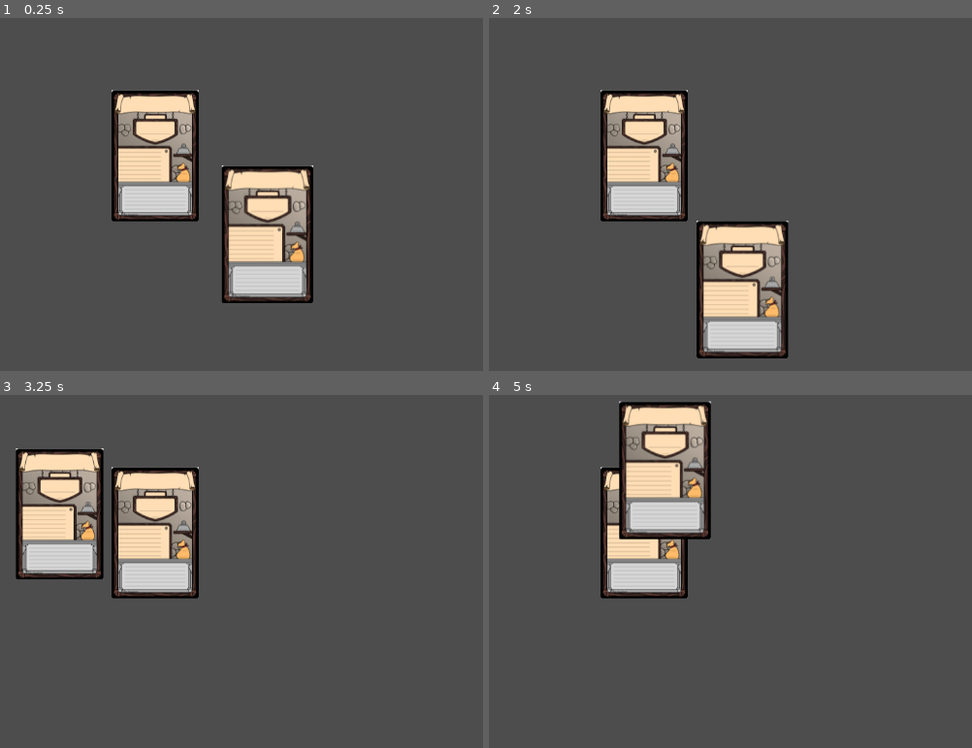
Above: before the commit, frames 1-4 (two rows, left to right).
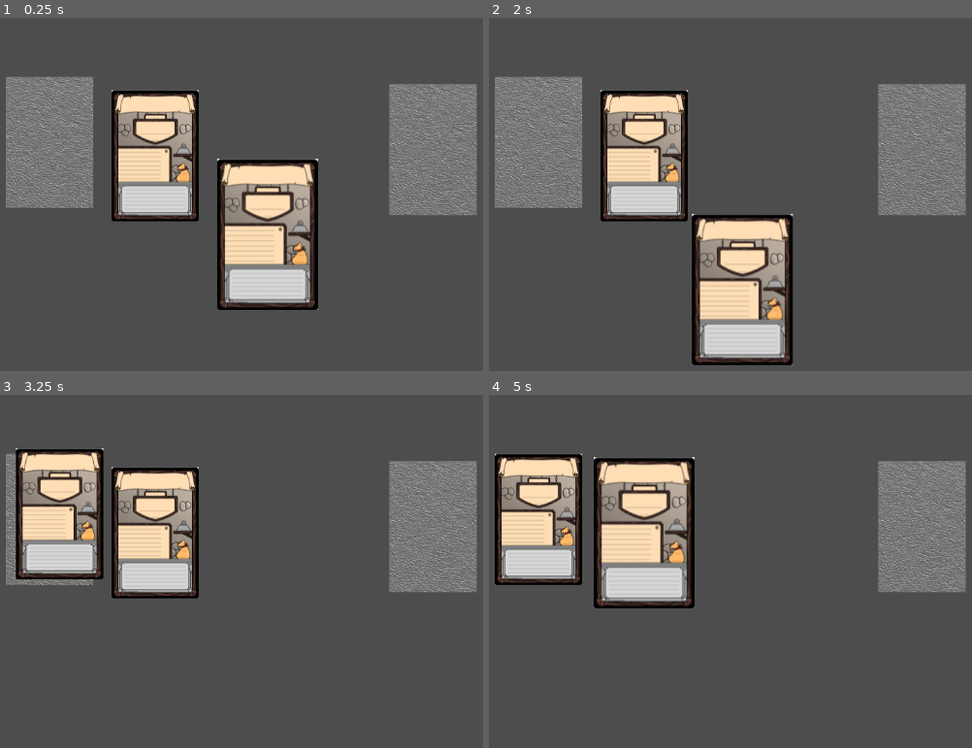
Above: after the commit, the same moments.

Repository: WittyRat/card-game
Game: Godot game, scene res://main.tscn
The game is run twice, just before and just after one commit, with the same random seed, the same clock (stepped at 60 frames per second) and the same inputs.
Inputs (mouse positions are in pixels of both pictures, inside the frame that each line leads up to):
- Up to frame 1 (0.25 s): no input
- Up to frame 2 (2 s): tap Enter at 0.5 s; drag from (754, 233) to (643, 155) at 0.52 s; drag from (643, 155) to (744, 289) at 1.27 s
- Up to frame 3 (3.25 s): move the mouse to (371, 483) at 2.02 s; click (371, 483) at 2.17 s; tap Space at 2.75 s; drag from (255, 666) to (57, 515) at 2.77 s
- Up to frame 4 (5 s): move the mouse to (outside the picture) at 3.52 s; click (outside the picture) at 3.67 s; tap Enter at 4.25 s; drag from (546, 515) to (662, 469) at 4.27 s

The runs differ from the first frame. In frame 1, 18% of the frame differs, in the area x 1-99%, y 16-83%; in frame 2, 18%; in frame 3, 7.4%; in frame 4, 23%, in the area x 1-99%, y 1-61%.

Commit message:
version 0.4
added card slots

Diff:
--- a/CardManager.gd
+++ b/CardManager.gd
@@ -1,6 +1,7 @@
 extends Node2D
 
 const COLLISION_MASK_CARD = 1
+const COLLISION_MASK_CARD_SLOT = 2
 
 
 
@@ -54,7 +55,13 @@
 
 
 func finish_drag():
-	card_being_dragged.scale = Vector2(1.05, 1.05)
+	card_being_dragged.scale = Vector2(1.15, 1.15)
+	var card_slot_found = raycast_check_for_card_slot()
+	if card_slot_found and not card_slot_found.card_in_slot:
+		#Card dropped in empty card slot
+		card_being_dragged.global_position = card_slot_found.global_position
+		card_being_dragged.get_node("Area2D/CollisionShape2D").disabled = true
+		card_slot_found.card_in_slot = true
 	card_being_dragged = null
 
 
@@ -83,11 +90,28 @@
 
 func highlight_card(card, hovered):
 	if hovered:
-		card.scale = Vector2(1.05, 1.05)
+		card.scale = Vector2(1.15, 1.15)
 		card.z_index = 2
 	else:
 		card.scale = Vector2(1, 1)
 		card.z_index = 1
+
+
+func raycast_check_for_card_slot():
+	var space_state = get_world_2d().direct_space_state
+	var parameters = PhysicsPointQueryParameters2D.new()
+	parameters.position = get_global_mouse_position()
+	parameters.collide_with_areas = true
+	parameters.collision_mask = COLLISION_MASK_CARD_SLOT
+	var result = space_state.intersect_point(parameters)
+	if result.size() > 0:
+		return result[0].collider.get_parent()
+		#print(get_card_with_highest_z_index(result))
+		#return get_card_with_highest_z_index(result)
+	return null
+
+
+
 
 func raycast_check_for_card():
 	var space_state = get_world_2d().direct_space_state
@@ -114,5 +138,4 @@
 		if current_card.z_index > highest_z_index:
 			highest_z_card = current_card
 			highest_z_index = current_card.z_index
-			print(current_card)
 	return highest_z_card
--- /dev/null
+++ b/CardSlot.gd
@@ -0,0 +1,4 @@
+extends Node2D
+
+
+var card_in_slot = false
--- /dev/null
+++ b/CardSlot.tscn
@@ -0,0 +1,21 @@
+[gd_scene load_steps=4 format=3 uid="uid://btdswxy7htp5i"]
+
+[ext_resource type="Texture2D" uid="uid://sgdu38lkg5xo" path="res://Images/Placeholder card.png" id="1_5tl20"]
+[ext_resource type="Script" uid="uid://belt38l4asls6" path="res://CardSlot.gd" id="1_mt86f"]
+
+[sub_resource type="RectangleShape2D" id="RectangleShape2D_mt86f"]
+size = Vector2(130, 195)
+
+[node name="CardSlot" type="Node2D"]
+script = ExtResource("1_mt86f")
+
+[node name="CardSlotImage" type="Sprite2D" parent="."]
+texture = ExtResource("1_5tl20")
+
+[node name="Area2D" type="Area2D" parent="."]
+collision_layer = 2
+collision_mask = 2
+
+[node name="CollisionShape2D" type="CollisionShape2D" parent="Area2D"]
+position = Vector2(0, 0.5)
+shape = SubResource("RectangleShape2D_mt86f")
--- a/main.tscn
+++ b/main.tscn
@@ -1,7 +1,8 @@
-[gd_scene load_steps=3 format=3 uid="uid://p4stirnvnbvs"]
+[gd_scene load_steps=4 format=3 uid="uid://p4stirnvnbvs"]
 
 [ext_resource type="Script" uid="uid://duqbv6cjgp6yf" path="res://CardManager.gd" id="1_0xm2m"]
 [ext_resource type="PackedScene" uid="uid://cc7na8px2qibk" path="res://card.tscn" id="1_ig7tw"]
+[ext_resource type="PackedScene" uid="uid://btdswxy7htp5i" path="res://CardSlot.tscn" id="3_h2yge"]
 
 [node name="Main" type="Node2D"]
 
@@ -13,3 +14,9 @@
 
 [node name="Card2" parent="CardManager" instance=ExtResource("1_ig7tw")]
 position = Vector2(372, 255)
+
+[node name="CardSlot" parent="." instance=ExtResource("3_h2yge")]
+position = Vector2(215, 235)
+
+[node name="CardSlot2" parent="." instance=ExtResource("3_h2yge")]
+position = Vector2(785, 246)
Not shown, added: CardSlot.gd.uid
Binary file added: Images/Placeholder card.png
Not shown, added: Images/Placeholder card.png.import
